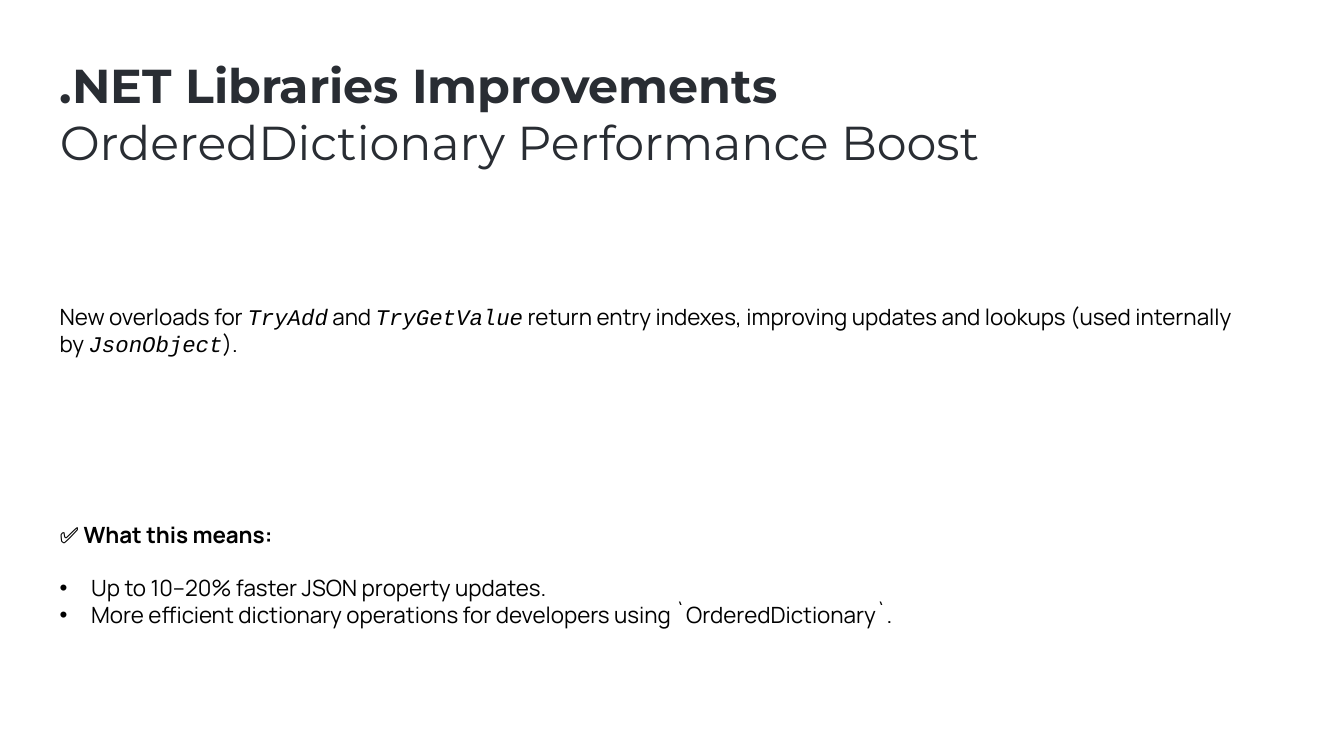
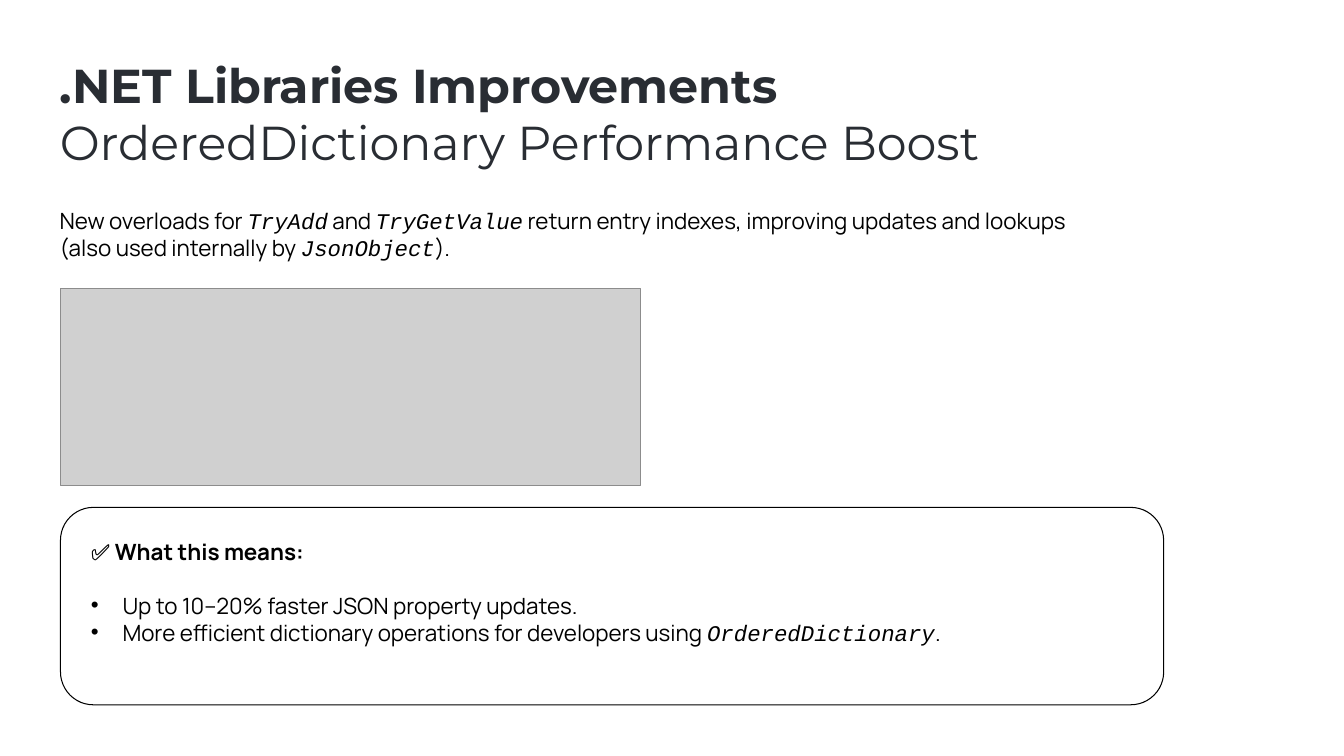
Before and after one commit to ebicoglu/presentations, a slide deck: slide 12 of abp-community-talks-2025.09.pptx. Drawn at 1344x756 pixels with LibreOffice and Linux fonts; fonts in the diff are those of the drawing; grey boxes stand for pictures; background and template pictures are left out. Boxes give left, top, right and bottom in pixels: in the first picture for what was removed or moved away, otherwise in the second. Text is boxed around its words. In the diff, an @@ line names an element or a change of style, - is before the commit and + after.

```diff
--- a/abp-community-talks-2025.09.pptx
+++ b/abp-community-talks-2025.09.pptx
@@ text at (60, 212, 1066, 262): text changed @@
-New overloads for TryAdd and TryGetValue return entry indexes, improving updates and lookups (used internally by JsonObject).
+New overloads for TryAdd and TryGetValue return entry indexes, improving updates and lookups
+(also used internally by JsonObject).
@@ picture added at (60, 288, 640, 486) @@
@@ rounded rectangle added at (60, 507, 1164, 705), outline #000000 0.75 pt @@
@@ text "✅ What this means:": place and size @@
-text "✅ What this means:" at (84, 526, 892, 629)
+text "✅ What this means:" at (115, 543, 941, 647)
@@ text at (123, 624, 941, 647): text changed @@
-• More efficient dictionary operations for developers using `OrderedDictionary`.
+• More efficient dictionary operations for developers using OrderedDictionary.
```
Also in this commit, not shown: 17 other slides changed, 2 slides added, 1 slide removed.
